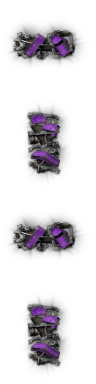
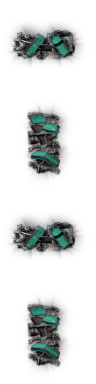
Layers edited between the first and the second w=96, h=384 image:
added layer "tier 7" above "tier 6" over bbox(13, 32, 72, 363)
hid "tier 6" over bbox(13, 32, 72, 363)
